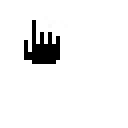
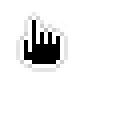
Layered file, before and after one edit (128×128). Changes by layer:
added layer "Pasted Layer copy" above "Pasted Layer" over [20,16,68,68]
painted on "Pasted Layer" over [16,12,68,72]
